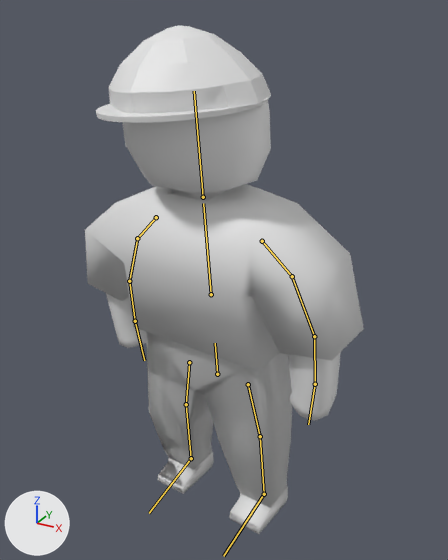
Before and after pictures for a commit that changed the glTF model assets/models/People/citizen.glb.
Rendered twice from a camera (50 mm lens) standing at (3.92, -6.7, 7.06) and looking at (0.16, 0.13, 3.64). Arrows for +X, +Y and +Z are at lower left; the lights stay in place. The first picture is the older version. The bones that bend it are drawn over the model as lines.

Objects in the first picture: 'Citizen', 'Construction_Pants', 'Construction_Shirt', 'Hard_hat', 'Shoes'.
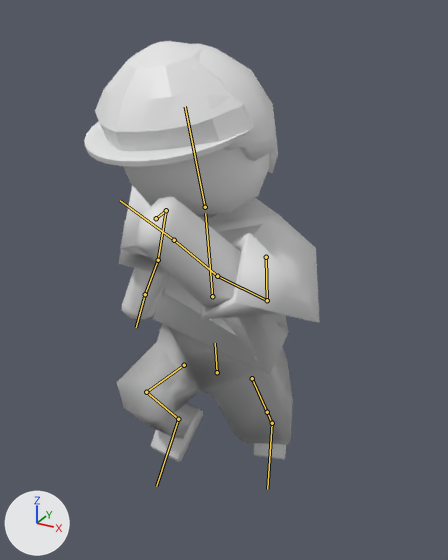
Commit message: citizen hair

The newer file adds an action. The first version stands in its rest pose; the second is drawn at frame 7 of the action 'fast_run.006'.

What the commit changed:
Object 'Armature' (bone_rig_object) moves from (0.11, 0.31, -0.09) to (-0.05, 0.47, -0.1).
Object 'Armature' (bone_rig_object) turns from (-2, -4, 82) to (0, -6, 98) degrees about its own x, y and z.
Bone 'Bone.001' (bone_bone_001) turns from (0, 0, 0) to (1, -15, 6) degrees about its own x, y and z.
Bone 'Bone.002' (bone_bone_002) turns from (0, 0, 0) to (-4, -2, 4) degrees about its own x, y and z.
Bone 'Bone.003.L' (bone_bone_003_l) turns from (0, 0, 0) to (4, -15, 47) degrees about its own x, y and z.
Bone 'Bone.004.L' (bone_bone_004_l) turns from (0, 0, 0) to (3, 23, 93) degrees about its own x, y and z.
Bone 'Bone.005.L' (bone_bone_005_l) turns from (0, 0, 0) to (-26, -6, 15) degrees about its own x, y and z.
Bone 'Bone.003.R' (bone_bone_003_r) turns from (0, 0, 0) to (10, -37, -64) degrees about its own x, y and z.
Bone 'Bone.004.R' (bone_bone_004_r) turns from (0, 0, 0) to (1, -23, 83) degrees about its own x, y and z.
Bone 'Bone.005.R' (bone_bone_005_r) turns from (0, 0, 0) to (34, 16, 3) degrees about its own x, y and z.
Bone 'Bone.006.R' (bone_bone_006_r) turns from (0, 0, 0) to (4, 0, 0) degrees about its own x, y and z.
Bone 'Bone.007.L' (bone_bone_007_l) turns from (0, 0, 0) to (1, -8, -18) degrees about its own x, y and z.
Bone 'Bone.008.L' (bone_bone_008_l) turns from (0, 0, 0) to (2, 1, -23) degrees about its own x, y and z.
Bone 'Bone.009.L' (bone_bone_009_l) turns from (0, 0, 0) to (1, 6, -4) degrees about its own x, y and z.
Bone 'Bone.007.R' (bone_bone_007_r) turns from (0, 0, 0) to (14, 7, 95) degrees about its own x, y and z.
Bone 'Bone.008.R' (bone_bone_008_r) turns from (0, 0, 0) to (-10, 8, -129) degrees about its own x, y and z.
Bone 'Bone.009.R' (bone_bone_009_r) turns from (0, 0, 0) to (-8, -7, 9) degrees about its own x, y and z.

What differs and where, as boxes [x1, y1, x2, y2] in the pictures (448 x 560 px):
'Construction_Shirt', posed (28% narrower): before [85, 184, 364, 371]; after [119, 185, 320, 375]
'Citizen', posed: before [106, 101, 341, 500]; after [121, 148, 269, 426]
'Construction_Pants', posed (20% wider, 31% shorter): before [146, 332, 292, 507]; after [117, 324, 293, 445]
'Hard_hat', posed (28% taller): before [96, 25, 271, 123]; after [84, 41, 254, 167]
'Hair', now drawn: after [191, 43, 278, 173]
'Shoes', posed (28% shorter): before [157, 452, 288, 534]; after [151, 403, 286, 462]
bone 'Bone.001', root to tip: before (211, 294) to (203, 203); after (212, 296) to (205, 213)
bone 'Bone.002', root to tip: before (203, 197) to (194, 91); after (205, 207) to (185, 106)
bone 'Bone.003.L', root to tip: before (262, 241) to (292, 276); after (266, 257) to (267, 300)
bone 'Bone.004.L', root to tip: before (292, 276) to (314, 336); after (267, 300) to (217, 276)
bone 'Bone.005.L', root to tip: before (314, 336) to (315, 384); after (217, 276) to (174, 240)
bone 'Bone.003.R', root to tip: before (156, 217) to (137, 238); after (156, 218) to (166, 210)
bone 'Bone.004.R', root to tip: before (137, 238) to (129, 281); after (166, 210) to (158, 260)
bone 'Bone.005.R', root to tip: before (129, 281) to (135, 321); after (158, 260) to (145, 294)
bone 'Bone.006.R', root to tip: before (135, 321) to (144, 360); after (145, 294) to (136, 327)
bone 'Bone.007.L', root to tip: before (248, 384) to (260, 436); after (252, 378) to (267, 412)
bone 'Bone.008.L', root to tip: before (260, 436) to (264, 494); after (267, 412) to (272, 423)
bone 'Bone.009.L', root to tip: before (264, 494) to (223, 556); after (272, 423) to (267, 489)
bone 'Bone.007.R', root to tip: before (189, 362) to (186, 404); after (184, 365) to (146, 392)
bone 'Bone.008.R', root to tip: before (186, 404) to (191, 458); after (146, 392) to (178, 419)
bone 'Bone.009.R', root to tip: before (191, 458) to (149, 513); after (178, 419) to (156, 486)
